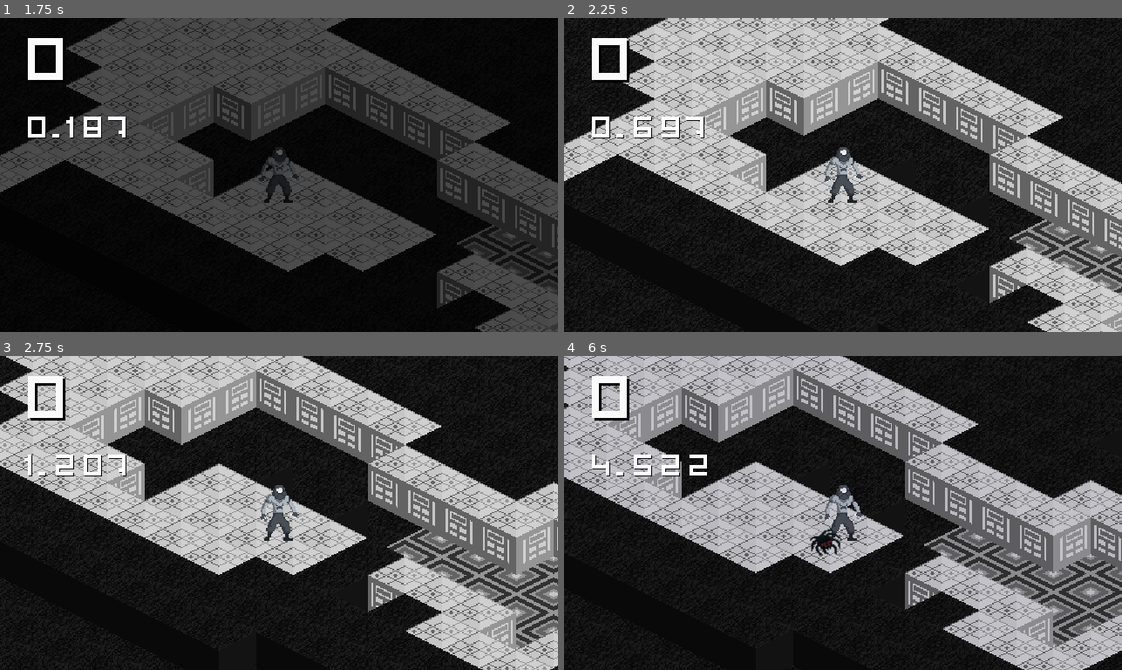
Above: before the commit, frames 1-4 (two rows, left to right).
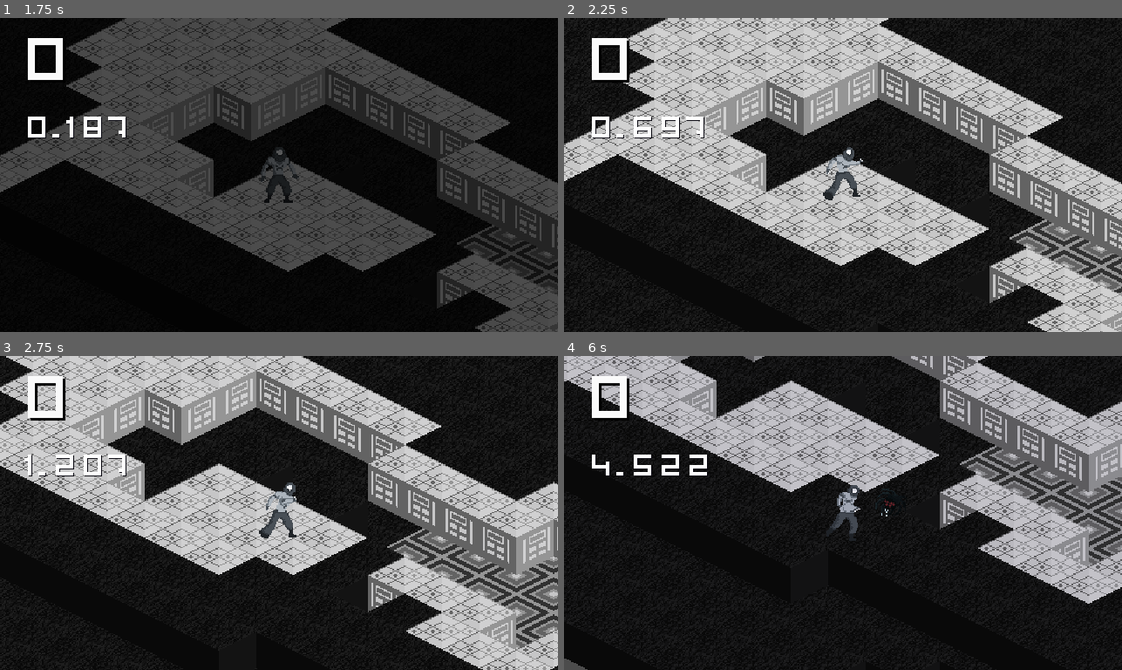
Above: after the commit, the same moments.

Repository: TP19/Faint-Frontiers
Game: Godot game, scene res://assets/ui/main_menu/MainMenu.tscn
The game is run twice, just before and just after one commit, with the same random seed, the same clock (stepped at 60 frames per second) and the same inputs.
Inputs (mouse positions are in pixels of both pictures, inside the frame that each line leads up to):
- Up to frame 1 (1.75 s): click "Play" at 0.5 s; click (184, 121) at 1.25 s
- Up to frame 2 (2.25 s): hold Right (ui_right) from 2.03 s (still down)
- Up to frame 3 (2.75 s): keep holding Right (ui_right)
- Up to frame 4 (6 s): release Right (ui_right) at 2.78 s; hold Down (ui_down) 2.78-3.53 s; hold Right (ui_right) 3.53-4.28 s; hold Up (ui_up) 4.28-5.03 s; hold Left (ui_left) from 5.03 s (still down)

Frame 1 is identical in both runs. In frame 2, 0.5% of the frame differs, in the area x 46-54%, y 41-59%; in frame 3, 0.6%; in frame 4, 56%, in the area x 0-100%, y 0-100%.

Commit message:
sprite animation

Diff:
--- a/assets/characters/AttackDetectionZone.gd
+++ b/assets/characters/AttackDetectionZone.gd
@@ -1,16 +1,12 @@
 extends Area2D
 
-
 var player = null
-
 
 func can_see_player_attack():
 	return player != null
 
-
 func _on_AttackDetectionZone_body_entered(body):
 	player = body
 
-
 func _on_AttackDetectionZone_body_exited(body):
 	player = null
--- a/assets/characters/Hurtbox.gd
+++ b/assets/characters/Hurtbox.gd
@@ -28,11 +28,8 @@
 func _on_Timer_timeout():
 	self.invincible = false
 
-
-
 func _on_Hurtbox_invincibility_ended():
 	set_deferred("monitorable", false)
 
-
 func _on_Hurtbox_invincibility_started():
 	set_deferred("monitorable", true)
--- a/assets/characters/player/Player.gd
+++ b/assets/characters/player/Player.gd
@@ -7,13 +7,13 @@
 
 enum {
 	MOVE,
-	ROLL,
-	ATTACK,
-	SHOOT,
-	DAMAGE,
-	SHIELD,
-	FREEZE,
-	DEATH
+	#ROLL,
+	#ATTACK,
+	#SHOOT,
+	#DAMAGE,
+	#SHIELD,
+	#FREEZE,
+	#DEATH
 }
 
 var state = MOVE
@@ -61,33 +61,33 @@
 		MOVE:
 			move_state(delta)
 
-		ROLL:
-			roll_state(delta)
-			#velocity != Vector2.ZERO
-			velocity = roll_vector * MAX_SPEED * ROLL_SPEED
-
-		ATTACK:
-			attack_state(delta)
-			velocity = Vector2.ZERO
-
-		SHOOT:
-			shoot_state(delta)
-
-		DAMAGE:
-			damage_state(delta)
-
-		SHIELD:
-			shield_state(delta)
-
-		FREEZE:
-			animationState.travel("Idle")
-			velocity = velocity.move_toward(Vector2.ZERO, FRICTION * 2000)
-			if Input.is_action_just_pressed("shield"):
-				state = SHIELD
-
-		DEATH:
-			death_state(delta)
-			velocity = Vector2.ZERO
+#		ROLL:
+#			roll_state(delta)
+#			#velocity != Vector2.ZERO
+#			velocity = roll_vector * MAX_SPEED * ROLL_SPEED
+#
+#		ATTACK:
+#			attack_state(delta)
+#			velocity = Vector2.ZERO
+#
+#		SHOOT:
+#			shoot_state(delta)
+#
+#		DAMAGE:
+#			damage_state(delta)
+#
+#		SHIELD:
+#			shield_state(delta)
+#
+#		FREEZE:
+#			animationState.travel("Idle")
+#			velocity = velocity.move_toward(Vector2.ZERO, FRICTION * 2000)
+#			if Input.is_action_just_pressed("shield"):
+#				state = SHIELD
+#
+#		DEATH:
+#			death_state(delta)
+#			velocity = Vector2.ZERO
 
 	if stats.health <= 25:
 		stats.health += 0.05
@@ -127,18 +127,18 @@
 		velocity = velocity.move_toward(Vector2.ZERO, FRICTION * delta)
 
 	move()
-	if Input.is_action_just_pressed("roll"):
-		state = ROLL
-		$dash.play()
-
-	if Input.is_action_just_pressed("attack"):
-		state = ATTACK
-
-	if Input.is_action_just_pressed("shield"):
-		state = SHIELD
-
-	if Input.is_action_just_pressed("shoot"):
-		state = SHOOT
+#	if Input.is_action_just_pressed("roll"):
+#		state = ROLL
+#		$dash.play()
+#
+#	if Input.is_action_just_pressed("attack"):
+#		state = ATTACK
+#
+#	if Input.is_action_just_pressed("shield"):
+#		state = SHIELD
+#
+#	if Input.is_action_just_pressed("shoot"):
+#		state = SHOOT
 
 # functions for each state
 func roll_state(delta):
@@ -153,11 +153,11 @@
 	$CollisionShape2D2.disabled = false
 	hurtbox.set_deferred("monitoring", true)
 
-func attack_state(delta):
-	if stats.health <= 0:
-		state = DEATH
-	else:
-		animationState.travel("Attack")
+#func attack_state(delta):
+#	if stats.health <= 0:
+#		state = DEATH
+#	else:
+#		animationState.travel("Attack")
 
 func move():
 	velocity = move_and_slide(velocity)
@@ -166,10 +166,10 @@
 	$Sprite.modulate = Color(2, 1, 1)
 	modulate.a8 = 200
 
-func shield_state(delta):
-	animationState.travel("Shield")
-	hurtbox.set_deferred("monitoring", false)
-	state = SHIELD
+#func shield_state(delta):
+#	animationState.travel("Shield")
+#	hurtbox.set_deferred("monitoring", false)
+#	state = SHIELD
 
 	if Input.is_action_just_pressed("shield"):
 		animationState.travel("Idle")
@@ -223,23 +223,23 @@
 	yield(get_tree().create_timer(0.1),"timeout")
 	animationPlayer.play("FLASH")
 
-	if state == SHIELD:
-		stats.health
-
-	if stats.health <= 0:
-		stats.connect("no_health", self, "death_state")
-		state = DEATH
-		yield(get_tree().create_timer(1),"timeout")
-		get_tree().change_scene(GameScore)
-		queue_free()
-		show_score()
-
-
-func _on_Area2D_area_entered(Spider_Web):
-	state = FREEZE
-
-func _on_Area2D2_area_entered(Spider_Web):
-	state = FREEZE
+#	if state == SHIELD:
+#		stats.health
+
+#	if stats.health <= 0:
+#		stats.connect("no_health", self, "death_state")
+#		state = DEATH
+#		yield(get_tree().create_timer(1),"timeout")
+#		get_tree().change_scene(GameScore)
+#		queue_free()
+#		show_score()
+
+
+#func _on_Area2D_area_entered(Spider_Web):
+#	state = FREEZE
+#
+#func _on_Area2D2_area_entered(Spider_Web):
+#	state = FREEZE
 
 func impact_slowdown(time_scale, duration):
 	Engine.time_scale = time_scale
--- a/assets/characters/player/Player.tscn
+++ b/assets/characters/player/Player.tscn
@@ -1,9 +1,12 @@
-[gd_scene load_steps=47 format=2]
+[gd_scene load_steps=52 format=2]
 
 [ext_resource path="res://assets/characters/player/Player.gd" type="Script" id=1]
 [ext_resource path="res://assets/characters/Hitbox.tscn" type="PackedScene" id=2]
 [ext_resource path="res://assets/characters/Hurtbox.tscn" type="PackedScene" id=3]
 [ext_resource path="res://assets/characters/player/player.png" type="Texture" id=4]
+
+[sub_resource type="CapsuleShape2D" id=50]
+radius = 7.0
 
 [sub_resource type="CircleShape2D" id=38]
 radius = 5.09902
@@ -41,16 +44,32 @@
 
 [sub_resource type="AnimationNodeBlendSpace2D" id=20]
 
-[sub_resource type="AnimationNodeBlendTree" id=21]
+[sub_resource type="AnimationNodeAnimation" id=43]
+animation = "Run Right"
+
+[sub_resource type="AnimationNodeAnimation" id=44]
+animation = "Run Right"
+
+[sub_resource type="AnimationNodeAnimation" id=45]
+animation = "Run Right"
+
+[sub_resource type="AnimationNodeAnimation" id=46]
+animation = "Run Right"
+
+[sub_resource type="AnimationNodeBlendSpace2D" id=47]
+blend_point_0/node = SubResource( 43 )
+blend_point_0/pos = Vector2( 1, 1 )
+blend_point_1/node = SubResource( 44 )
+blend_point_1/pos = Vector2( 1, -1 )
+blend_point_2/node = SubResource( 45 )
+blend_point_2/pos = Vector2( -1, 1 )
+blend_point_3/node = SubResource( 46 )
+blend_point_3/pos = Vector2( -1, -1 )
 
 [sub_resource type="AnimationNodeBlendSpace2D" id=22]
 
 [sub_resource type="AnimationNodeBlendSpace2D" id=23]
 
-[sub_resource type="AnimationNodeStateMachineTransition" id=24]
-
-[sub_resource type="AnimationNodeStateMachineTransition" id=25]
-
 [sub_resource type="AnimationNodeStateMachineTransition" id=26]
 
 [sub_resource type="AnimationNodeStateMachineTransition" id=27]
@@ -70,6 +89,10 @@
 [sub_resource type="AnimationNodeStateMachineTransition" id=34]
 
 [sub_resource type="AnimationNodeStateMachineTransition" id=35]
+
+[sub_resource type="AnimationNodeStateMachineTransition" id=48]
+
+[sub_resource type="AnimationNodeStateMachineTransition" id=49]
 
 [sub_resource type="AnimationNodeStateMachine" id=36]
 states/Attack/node = SubResource( 13 )
@@ -80,13 +103,13 @@
 states/Idle/position = Vector2( 491, 122 )
 states/Roll/node = SubResource( 20 )
 states/Roll/position = Vector2( 649.823, 33 )
-states/Run/node = SubResource( 21 )
-states/Run/position = Vector2( 649.823, 122 )
+states/Run/node = SubResource( 47 )
+states/Run/position = Vector2( 680.823, 121.139 )
 states/Shield/node = SubResource( 22 )
 states/Shield/position = Vector2( 327.823, 117 )
 states/Shoot/node = SubResource( 23 )
 states/Shoot/position = Vector2( 332.823, 33 )
-transitions = [ "Idle", "Run", SubResource( 24 ), "Run", "Idle", SubResource( 25 ), "Idle", "Roll", SubResource( 26 ), "Roll", "Idle", SubResource( 27 ), "Idle", "Attack", SubResource( 28 ), "Attack", "Idle", SubResource( 29 ), "Shoot", "Idle", SubResource( 30 ), "Idle", "Shoot", SubResource( 31 ), "Shield", "Idle", SubResource( 32 ), "Idle", "Shield", SubResource( 33 ), "Death", "Idle", SubResource( 34 ), "Idle", "Death", SubResource( 35 ) ]
+transitions = [ "Idle", "Roll", SubResource( 26 ), "Roll", "Idle", SubResource( 27 ), "Idle", "Attack", SubResource( 28 ), "Attack", "Idle", SubResource( 29 ), "Shoot", "Idle", SubResource( 30 ), "Idle", "Shoot", SubResource( 31 ), "Shield", "Idle", SubResource( 32 ), "Idle", "Shield", SubResource( 33 ), "Death", "Idle", SubResource( 34 ), "Idle", "Death", SubResource( 35 ), "Idle", "Run", SubResource( 48 ), "Run", "Idle", SubResource( 49 ) ]
 start_node = "Idle"
 graph_offset = Vector2( 110.823, -25.1388 )
 
@@ -127,6 +150,7 @@
 
 [sub_resource type="Animation" id=8]
 resource_name = "Idle Right"
+loop = true
 step = 0.125
 tracks/0/type = "value"
 tracks/0/path = NodePath("Sprite:frame")
@@ -191,6 +215,9 @@
 [node name="Player" type="KinematicBody2D"]
 collision_layer = 2
 script = ExtResource( 1 )
+
+[node name="MainCol" type="CollisionShape2D" parent="."]
+shape = SubResource( 50 )
 
 [node name="Sprite" type="Sprite" parent="."]
 texture = ExtResource( 4 )
@@ -217,6 +244,7 @@
 parameters/Death/blend_position = Vector2( 0, 0 )
 parameters/Idle/blend_position = Vector2( 0.00104272, -0.0172414 )
 parameters/Roll/blend_position = Vector2( 0, 0 )
+parameters/Run/blend_position = Vector2( 0, 0 )
 parameters/Shield/blend_position = Vector2( 0, 0 )
 parameters/Shoot/blend_position = Vector2( 0, 0 )
 
--- a/assets/characters/spider/SpiderWeb.tscn
+++ b/assets/characters/spider/SpiderWeb.tscn
@@ -4,18 +4,22 @@
 [ext_resource path="res://assets/characters/spider/SpiderWeb.gd" type="Script" id=2]
 
 [sub_resource type="AtlasTexture" id=1]
+flags = 4
 atlas = ExtResource( 1 )
 region = Rect2( 0, 0, 6, 6 )
 
 [sub_resource type="AtlasTexture" id=2]
+flags = 4
 atlas = ExtResource( 1 )
 region = Rect2( 6, 0, 6, 6 )
 
 [sub_resource type="AtlasTexture" id=3]
+flags = 4
 atlas = ExtResource( 1 )
 region = Rect2( 12, 0, 6, 6 )
 
 [sub_resource type="AtlasTexture" id=4]
+flags = 4
 atlas = ExtResource( 1 )
 region = Rect2( 18, 0, 6, 6 )
 
@@ -31,21 +35,19 @@
 radius = 1.88435
 
 [node name="Spider_Web" type="Area2D"]
+collision_mask = 64
 gravity = 100.0
-collision_mask = 64
 script = ExtResource( 2 )
 
 [node name="Fly" type="AnimatedSprite" parent="."]
 frames = SubResource( 5 )
 animation = "Web"
-frame = 3
 playing = true
 
 [node name="Hit" type="AnimatedSprite" parent="."]
 visible = false
 frames = SubResource( 5 )
 animation = "Web"
-frame = 3
 playing = true
 
 [node name="CollisionShape2D" type="CollisionShape2D" parent="."]
--- a/assets/characters/spider/SpiderWeb_Hit.tscn
+++ b/assets/characters/spider/SpiderWeb_Hit.tscn
@@ -1,7 +1,7 @@
 [gd_scene load_steps=8 format=2]
 
-[ext_resource path="res://assets/enemies/venom_spider/spider_web.png" type="Texture" id=1]
-[ext_resource path="res://assets/enemies/venom_spider/SpiderWeb_Hit.gd" type="Script" id=2]
+[ext_resource path="res://assets/characters/spider/spider_web.png" type="Texture" id=1]
+[ext_resource path="res://assets/characters/spider/SpiderWeb_Hit.gd" type="Script" id=2]
 
 [sub_resource type="AtlasTexture" id=1]
 atlas = ExtResource( 1 )
--- a/assets/characters/spider/WebNet.gd
+++ b/assets/characters/spider/WebNet.gd
@@ -12,8 +12,6 @@
 	if Input.is_action_just_pressed("shield"):
 		queue_free()
 
-	#$AnimatedSprite.connect("animation_finished", self, "_on_AnimatedSprite_animation_finished")
-
 #	position = position + speed * delta * direction
 func _on_AnimatedSprite_animation_finished():
 	if $AnimatedSprite.animation == "default":
--- a/assets/characters/spider/spider.tscn
+++ b/assets/characters/spider/spider.tscn
@@ -1,12 +1,14 @@
 [gd_scene load_steps=28 format=2]
 
-[ext_resource path="res://assets/characters/Hurtbox.tscn" type="PackedScene" id=1]
 [ext_resource path="res://assets/characters/WonderController.tscn" type="PackedScene" id=2]
 [ext_resource path="res://assets/characters/spider/venom_spider.gd" type="Script" id=3]
 [ext_resource path="res://assets/characters/PlayerDetectionZone.tscn" type="PackedScene" id=4]
 [ext_resource path="res://assets/characters/Hitbox.tscn" type="PackedScene" id=5]
 [ext_resource path="res://assets/characters/AttackDetectionZone.tscn" type="PackedScene" id=6]
 [ext_resource path="res://assets/characters/spider/Spider_Enemy.png" type="Texture" id=7]
+
+[sub_resource type="CapsuleShape2D" id=25]
+height = 0.0
 
 [sub_resource type="Animation" id=1]
 resource_name = "Idle Left"
@@ -156,7 +158,8 @@
 
 [sub_resource type="AnimationNodeStateMachinePlayback" id=9]
 
-[node name="Enemy" type="KinematicBody2D"]
+[node name="spider" type="KinematicBody2D" groups=["spider"]]
+collision_mask = 2
 script = ExtResource( 3 )
 
 [node name="Sprite" type="Sprite" parent="."]
@@ -165,6 +168,8 @@
 frame = 1
 
 [node name="Collision" type="CollisionShape2D" parent="."]
+position = Vector2( -2, 3 )
+shape = SubResource( 25 )
 
 [node name="AnimationPlayer" type="AnimationPlayer" parent="."]
 "anims/Idle Left" = SubResource( 1 )
@@ -185,12 +190,8 @@
 
 [node name="Hitbox" parent="." instance=ExtResource( 5 )]
 
-[node name="Hurtbox" parent="." instance=ExtResource( 1 )]
-
 [node name="AttackDetectionZone" parent="." instance=ExtResource( 6 )]
 
 [node name="PlayerDetectionZone" parent="." instance=ExtResource( 4 )]
 
 [node name="Timer" type="Timer" parent="."]
-
-[connection signal="area_entered" from="Hurtbox" to="." method="_on_Hurtbox_area_entered"]
--- a/assets/characters/spider/venom_spider.gd
+++ b/assets/characters/spider/venom_spider.gd
@@ -12,7 +12,7 @@
 onready var hurtbox = $Hurtbox
 onready var animationTree = $AnimationTree
 onready var wanderController = $WonderController
-onready var softCollisions = $SoftCollision
+#onready var softCollisions = $SoftCollision
 onready var animationState = animationTree.get("parameters/playback")
 onready var timer = get_node("Timer")
 #var web = preload("res://assets/characters/spider/SpiderWeb.tscn")
--- a/assets/worlds/SpawnEnemy.gd
+++ b/assets/worlds/SpawnEnemy.gd
@@ -1,9 +1,6 @@
 extends Node2D
 
-#var Enemy=[preload("res://assets/enemies/venom_spider/VenomSpider.tscn"), preload("res://assets/enemies/spectre_ghost_lazer_god/SpectreGhost.tscn")]
-#var arr = randi() % Enemy.size()
 const spider = preload("res://assets/characters/spider/spider.tscn")
-#const spectre = preload("res://assets/enemies/spectre_ghost_lazer_god/SpectreGhost.tscn")
 var spawningarea = Rect2()
 const Width = 150
 const height = 100
@@ -16,7 +13,6 @@
 	randomize()
 	var spawningarea=Rect2(0,0,Width,height)
 	set_next_spawn_spider()
-#	set_next_spawn_spectre()
 
 	# instance array
 #	for i in arr:
@@ -33,27 +29,15 @@
 	enemy1.position = position
 	return position
 
-#func spawn_enemy_spectre():
-#	var enemy3 = spectre.instance()
-#	var position=Vector2(randi()%Width,randi()%height)
-#	get_tree().get_root().add_child(enemy3)
-#	enemy3.position = position
-#	return position
-
 func set_next_spawn_spider():
 	var next_time=deltax1+(randf()-0.5)*2*offset
 	$Timer.wait_time=next_time
 	$Timer.start()
 
-#func set_next_spawn_spectre():
-#	var next_time=deltax2+(randf()-0.5)*2*offset
-#	$Timer2.wait_time=next_time
-#	$Timer2.start()
-
 func _on_Timer_timeout() -> void:
-	spawn_enemy_spider()
-	set_next_spawn_spider()
-
-#func _on_Timer2_timeout():
-##	spawn_enemy_spectre()
-#	set_next_spawn_spectre()
+	var count_spider = get_tree().get_nodes_in_group("spider")
+	if len(count_spider) > 4:
+		pass
+	else:
+		spawn_enemy_spider()
+		set_next_spawn_spider()
--- a/assets/worlds/World.gd
+++ b/assets/worlds/World.gd
@@ -1,57 +1,10 @@
 extends Node2D
-#onready var audio = get_node(".GameAudio2") # load("res://assets/music/skyline5.ogg")])
-#var  = load("res://assets/music/shoot.wav") # load("res://assets/music/skyline5.ogg")]
 var points = 0
 var elapsed_time = 0
-#const Enemy=preload("res://assets/enemies/venom_spider/VenomSpider.tscn")
-#var spawningarea = Rect2()
-#const Width = 100
-#const height = 100
-#var delta = 2
-#var offset = 1
 
 # Called when the node enters the scene tree for the first time.
 func _ready() -> void:
 	MenuAudio.stop()
-	# Called when the node enters the scene tree for the first time.
-
-#	randomize()
-#	var spawningarea=Rect2(0,0,Width,height)
-#	set_next_spawn()
-#
-	#audio = audio_file #players[randi() % len(players)]
-	#var bytes = audio_file.get_buffer(audio_file.get_len())
-	#audio[0].play()
-#	players.shuffle()
-#	return players[0]
-#	players[0].play()
-
-
-#func load_ogg(file):
-#	var path = "res://assets/music/%s.ogg" % file
-#	var ogg_file = File.new()
-#	ogg_file.open(path, File.READ)
-#	var bytes = ogg_file.get_buffer(ogg_file.get_len())
-#	var stream = AudioStreamOGGVorbis.new()
-#	stream.data = bytes
-#	$AudioStreamPlayer2D.stream = stream
-#	ogg_file.close()
-
-#func spawn_enemy():
-#	var position=Vector2(randi()%Width,randi()%height)
-#	var enemy=Enemy.instance()
-#	$"..".add_child(enemy)
-#	enemy.position = position
-#	return position
-#
-#func set_next_spawn():
-#	var next_time=delta+(randf()-0.5)*2*offset
-#	$"../Timer".wait_time=next_time
-#	$"../Timer".start()
-#
-#func _on_Timer_timeout() -> void:
-#	spawn_enemy()
-#	set_next_spawn()
 
 func _process(delta):
 	elapsed_time += 0.017
--- a/assets/worlds/World.tscn
+++ b/assets/worlds/World.tscn
@@ -104,8 +104,6 @@
 [node name="SpawnEnemy" type="Node2D" parent="."]
 script = ExtResource( 3 )
 
-[node name="Timer2" type="Timer" parent="SpawnEnemy"]
-
 [node name="Timer" type="Timer" parent="SpawnEnemy"]
 
 [node name="Tiles" type="TileMap" parent="."]
@@ -229,6 +227,5 @@
 expand = true
 flip_v = true
 
-[connection signal="timeout" from="SpawnEnemy/Timer2" to="SpawnEnemy" method="_on_Timer2_timeout"]
 [connection signal="timeout" from="SpawnEnemy/Timer" to="." method="_on_Timer_timeout"]
 [connection signal="timeout" from="SpawnEnemy/Timer" to="SpawnEnemy" method="_on_Timer_timeout"]
--- a/project.godot
+++ b/project.godot
@@ -13,6 +13,7 @@
 config/name="Faint Frontiers Template"
 run/main_scene="res://assets/ui/main_menu/MainMenu.tscn"
 boot_splash/image="res://boot_splash.png"
+boot_splash/fullsize=false
 boot_splash/bg_color=Color( 0, 0, 0, 1 )
 config/icon="res://icon.png"
 
Binary file changed: assets/characters/player/player.png
Not shown, added: assets/characters/spider/Spider_Enemy.png.import
